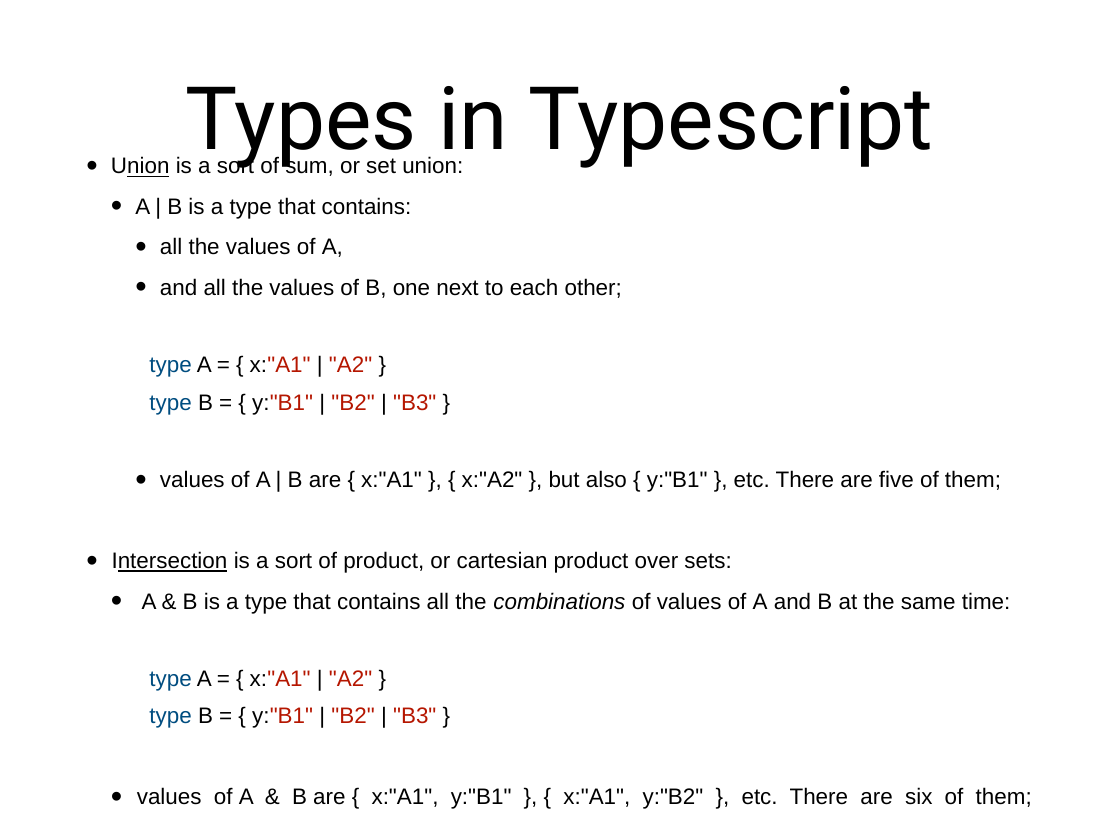
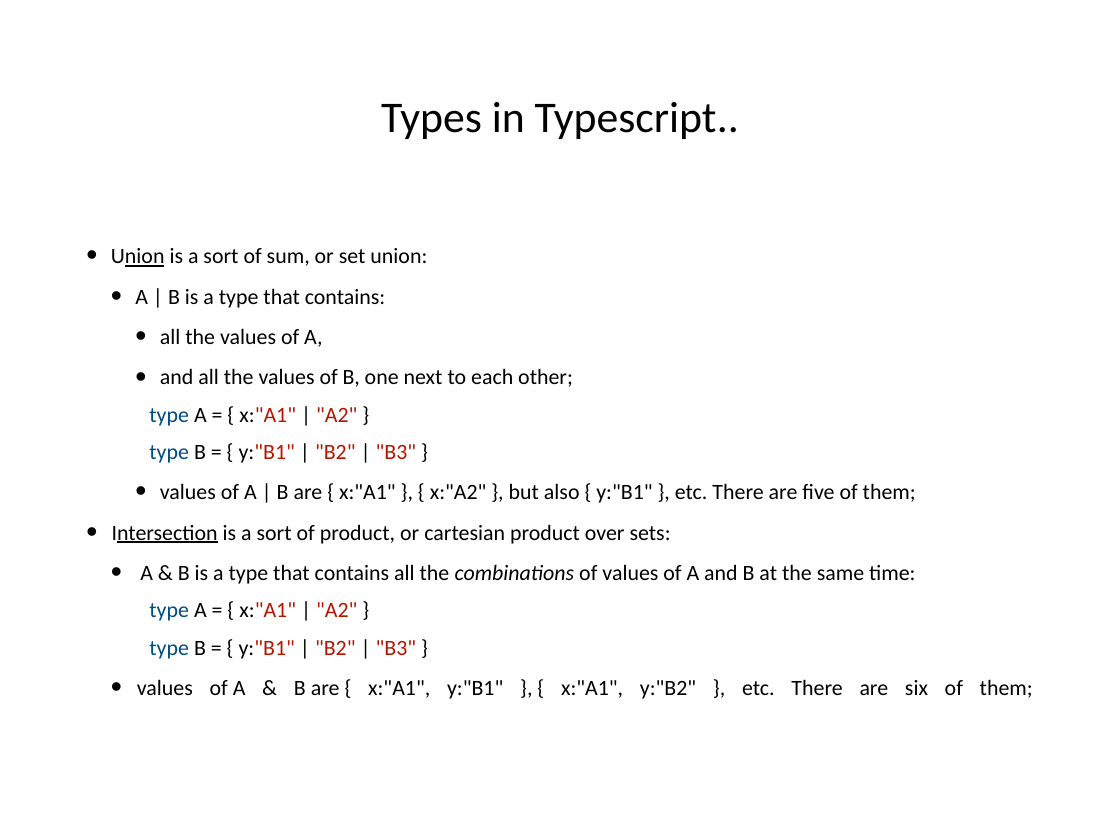
Before and after one commit to hogeschool/Development-5, a slide deck: slide 15 of Lectures/Lecture5/lesson5.pptx (slide 10 before the commit). Drawn at 1120x840 pixels with LibreOffice and Linux fonts; fonts in the diff are those of the drawing. Boxes give left, top, right and bottom in pixels: in the first picture for what was removed or moved away, otherwise in the second. Text is boxed around its words. In the diff, an @@ line names an element or a change of style, - is before the commit and + after.

Commit message:
typo error fixed

```diff
--- a/Lectures/Lecture5/lesson5.pptx
+++ b/Lectures/Lecture5/lesson5.pptx
@@ title at box(381, 102, 739, 139): text changed; size 80 to 40 pt; font Roboto to Calibri @@
-Types in Typescript
+Types in Typescript..
@@ text "Union is a sort of ..." at box(111, 248, 1033, 699): size 20.5 to 20 pt, font Arial to Calibri; vertical alignment middle to top @@
```
Also in this commit, not shown: 8 other slides changed, 6 slides added, 1 slide removed.
